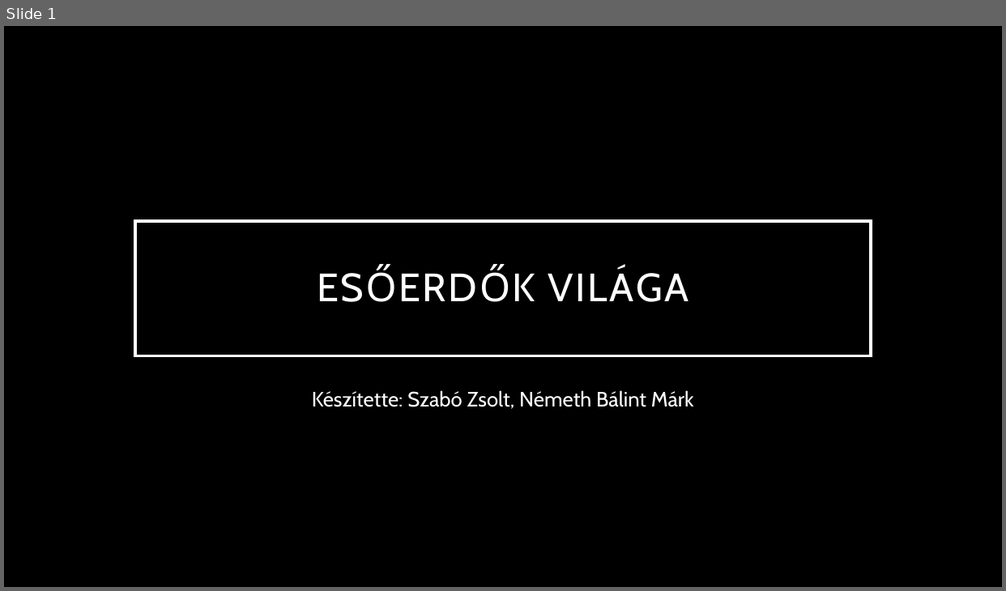
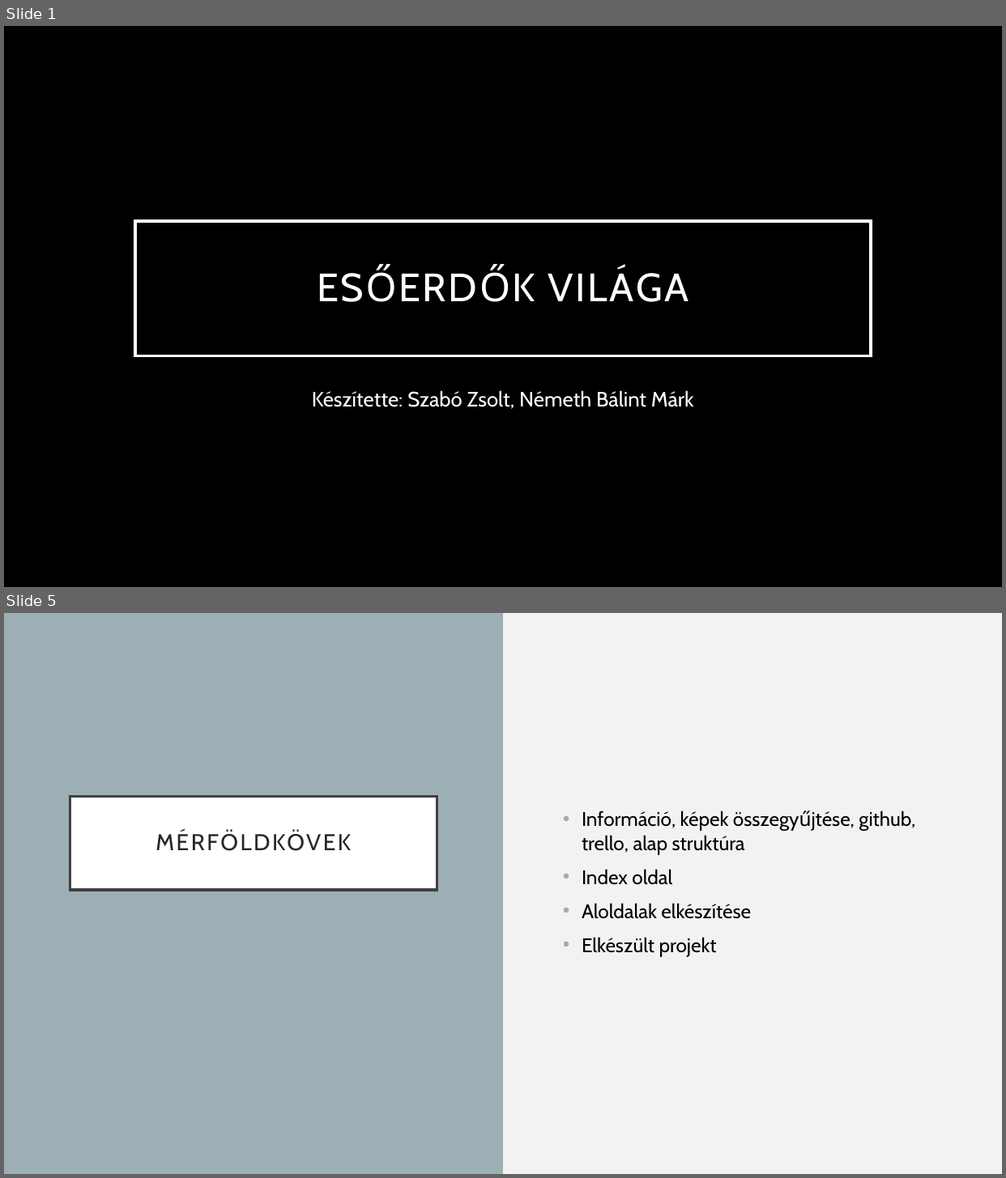
Before and after one commit to NemethBalintMark/EsoerdoProjekt, a slide deck: docs/Esőerdők világa.pptx. Shown one above the other, each under a label of ours: slide 1 before the commit, slides 1 and 5 after it; the slides between them are not shown. The pictures are 1006x591 and 1006x1178 pixels, drawn with LibreOffice and Linux fonts; fonts in the diff are those of the drawing; background and template pictures are left out. Boxes give left, top, right and bottom in pixels: in the first picture for what was removed or moved away, otherwise in the second. Text is boxed around its words. In the diff, an @@ line names an element or a change of style, - is before the commit and + after.

Commit message:
ppt alap

```diff
--- a/docs/Esőerdők világa.pptx
+++ b/docs/Esőerdők világa.pptx
@@ slide 5 added at <box>4,613,1002,1174</box>, background #F2F2F2 @@
@@ rectangle added at <box>4,613,503,1174</box>, fill #9BAFB5 @@
@@ title added at <box>70,796,437,890</box>, fill #FFFFFF, outline #404040 2.5 pt, 22 pt, text #262626 @@
+MÉRFÖLDKÖVEK
@@ text added at <box>582,811,915,957</box>, 19 pt, text #000000 @@
+• Információ, képek összegyűjtése, github, trello, alap struktúra
+• Index oldal
+• Aloldalak elkészítése
+• Elkészült projekt
```
Also in this commit, not shown: 3 slides changed, 1 other slide added, 1 slide removed, 3 other files.
